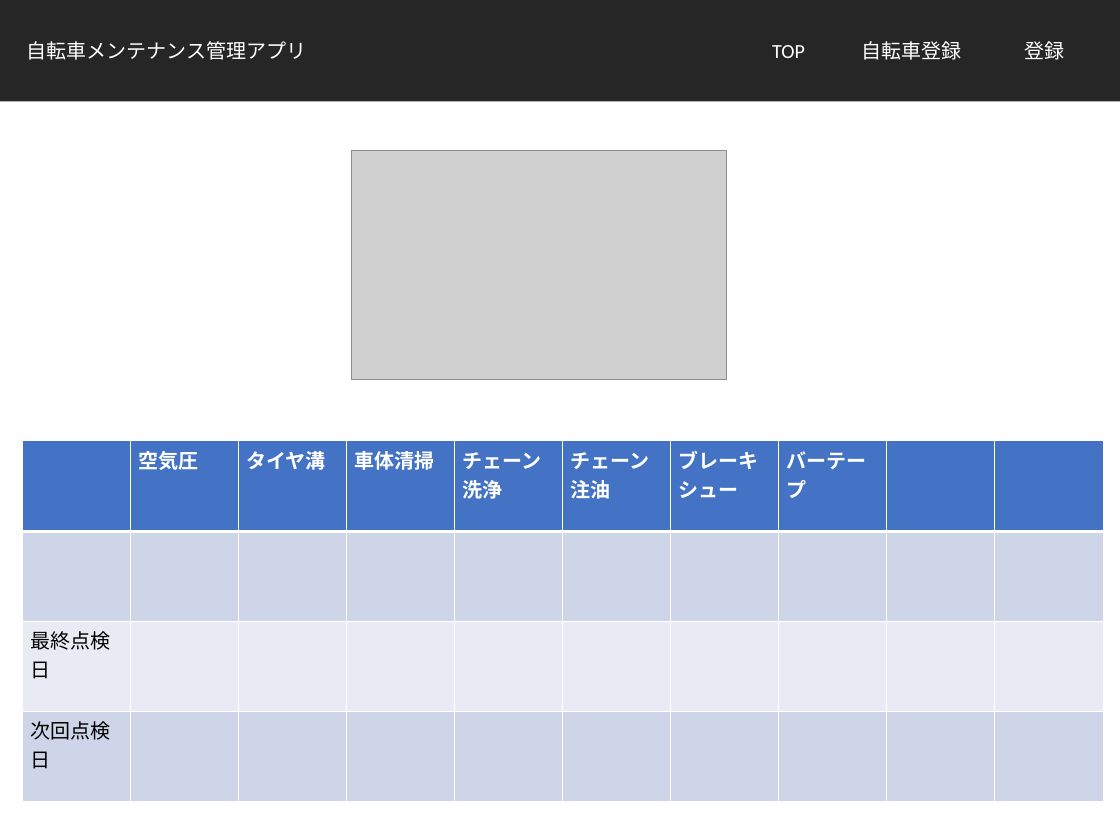
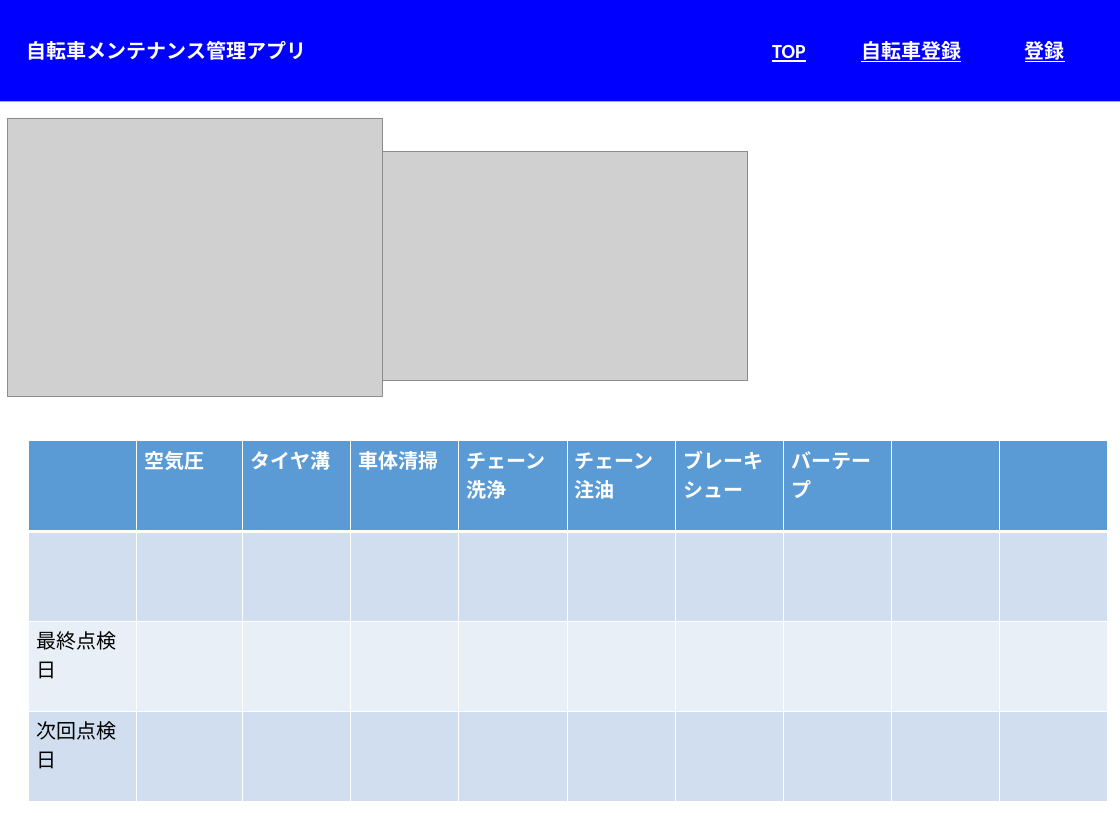
Before and after one commit to sh0g0fujIta/bicycle_MAINT, a slide deck: slide 3 of docs/自転車メンテナンス.pptx. Drawn at 1120x840 pixels with LibreOffice and Linux fonts; fonts in the diff are those of the drawing; grey boxes stand for pictures. Boxes give left, top, right and bottom in pixels: in the first picture for what was removed or moved away, otherwise in the second. Text is boxed around its words. In the diff, an @@ line names an element or a change of style, - is before the commit and + after.

```diff
--- a/docs/自転車メンテナンス.pptx
+++ b/docs/自転車メンテナンス.pptx
@@ rectangle at (0,0,1120,102): fill #262626 to #0000FF @@
@@ text "自転車メンテナンス管理アプリ" at (27,41,307,60): bold on @@
@@ bold on, underline on in 3 elements at (861,41,961,62), (1025,37,1065,64), (772,45,806,62) @@
@@ picture added at (8,118,383,396) @@
@@ picture: place and size @@
-picture at (351,150,726,380)
+picture at (372,151,747,381)
@@ table at (28,441,1107,821) @@
@@ fill #4472C4 to #5B9BD5 in row 1 @@
@@ fill #CFD5EA to #D2DEEF in 20 cells @@
@@ fill #E9EBF5 to #EAEFF7 in row 3 @@
@@ table: place and size @@
-table at (22,441,1103,821)
+table at (28,441,1107,821)
```
Also in this commit, not shown: 1 other slide changed, 23 other files.
